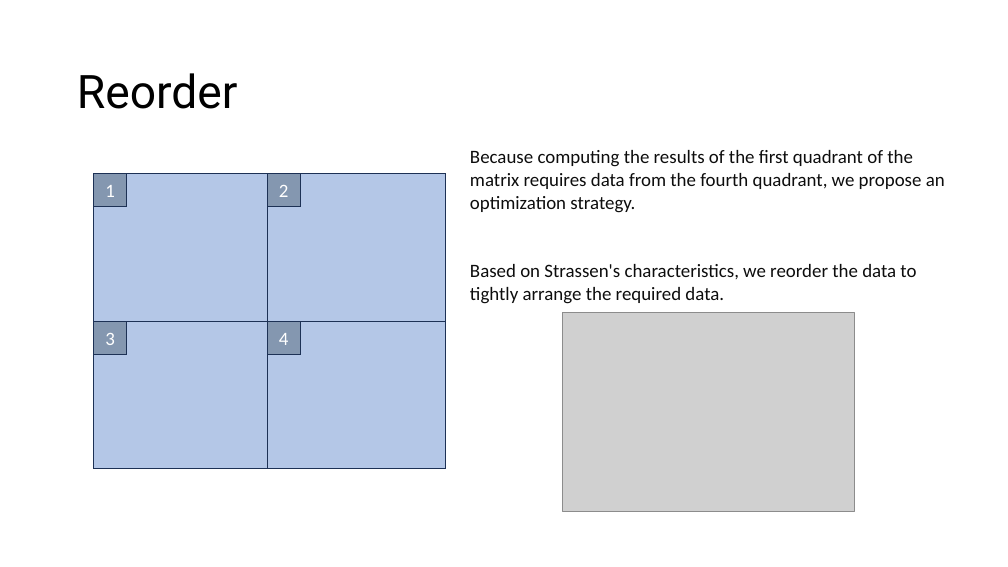
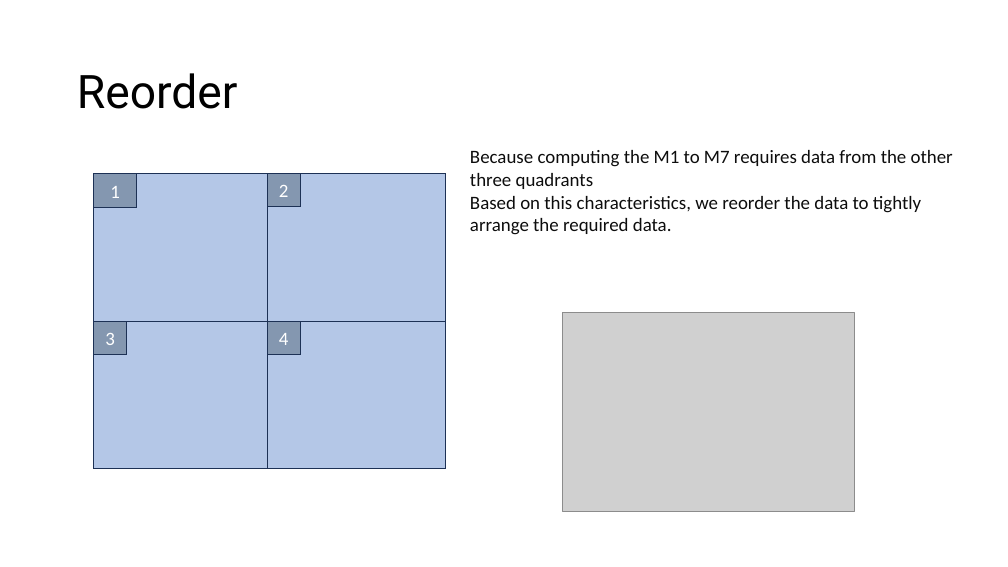
Before and after one commit to LukeLIN-web/CS345, a slide deck: slide 12 of project/midterm.pptx. Drawn at 1008x567 pixels with LibreOffice and Linux fonts; fonts in the diff are those of the drawing; grey boxes stand for pictures. Boxes give left, top, right and bottom in pixels: in the first picture for what was removed or moved away, otherwise in the second. Text is boxed around its words. In the diff, an @@ line names an element or a change of style, - is before the commit and + after.

```diff
--- a/project/midterm.pptx
+++ b/project/midterm.pptx
@@ rectangle "1": place and size @@
-rectangle "1" at [94, 174, 127, 207]
+rectangle "1" at [94, 174, 137, 208]
@@ text at [470, 150, 953, 235]: text changed @@
-Because computing the results of the first quadrant of the matrix requires data from the fourth quadrant, we propose an optimization strategy.
-Based on Strassen's characteristics, we reorder the data to tightly arrange the required data.
+Because computing the M1 to M7 requires data from the other three quadrants
+Based on this characteristics, we reorder the data to tightly arrange the required data.
```
Also in this commit, not shown: 7 other slides changed, 6 other files.
